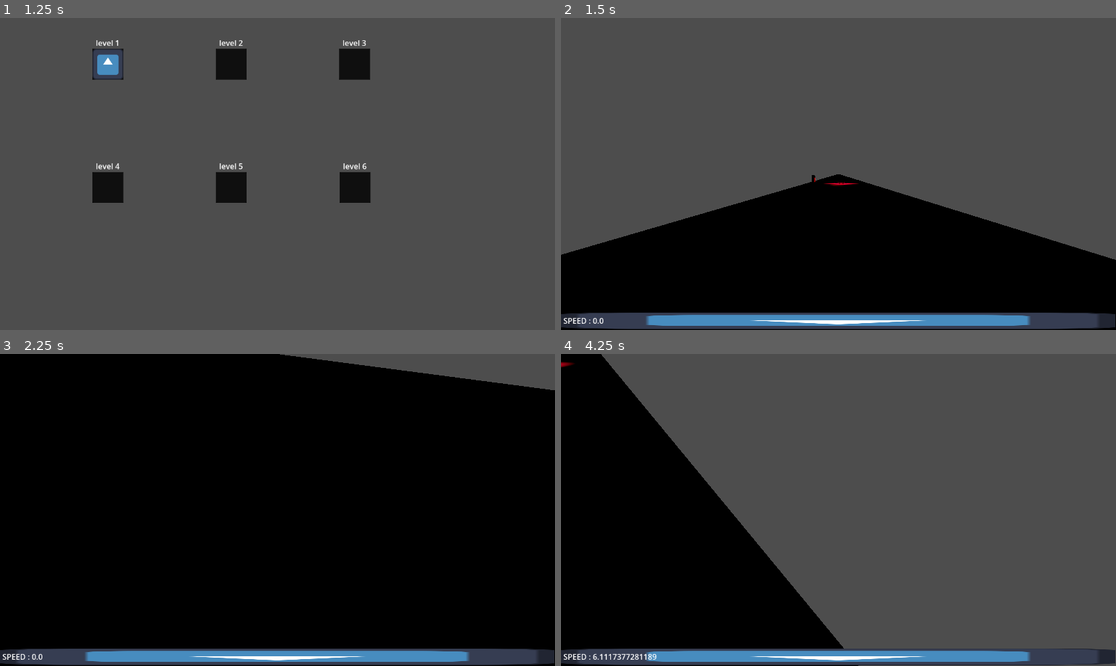
Above: before the commit, frames 1-4 (two rows, left to right).
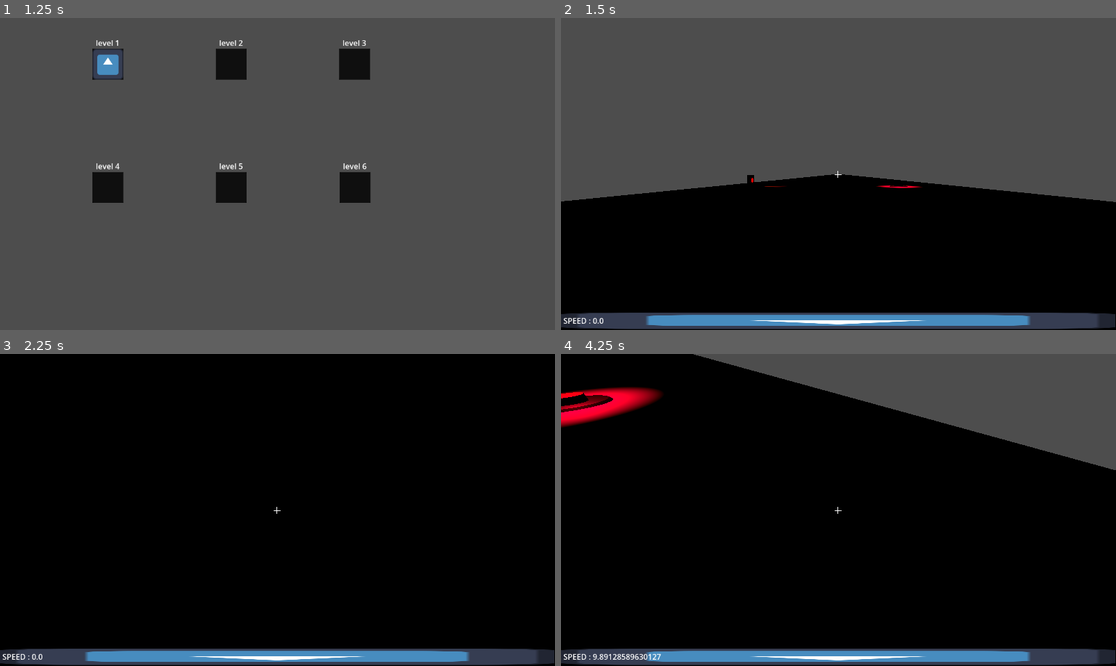
Above: after the commit, the same moments.

Repository: Lilianbazantay/Speed4Need
Game: Godot game, scene res://scenes/MainMenu/MainMenu.tscn
Same seed, same stepped clock (60 frames per second), same inputs: the game is played once before the commit and once after it. The engine's default icon, where the game draws it, is replaced by a stand-in: a white triangle on a blue panel in a dark square.
Inputs (mouse positions are in pixels of both pictures, inside the frame that each line leads up to):
- Up to frame 1 (1.25 s): click "PLAY" at 0.5 s
- Up to frame 2 (1.5 s): click (666, 64) at 1.27 s
- Up to frame 3 (2.25 s): tap Enter (ui_accept) at 2 s; move the mouse to (305, 510) at 2.02 s; hold W (move_forward) from 2.03 s (still down); hold Ctrl (crouch) from 2.03 s (still down)
- Up to frame 4 (4.25 s): keep holding W (move_forward); tap Space (jump) at 2.27, 2.57, 3.02, 3.05, 3.32, 3.6 s; tap E (grapple, bound only after the commit) at 2.3, 2.85 s; move the mouse to (810, 510) at 2.77 s; release Ctrl (crouch) at 2.78 s; move the mouse to (849, 503) at 3.52 s; hold Ctrl (crouch) from 3.53 s (still down)

Frame 1 is identical in both runs. In frame 2, 9.0% of the frame differs, in the area x 0-100%, y 48-78%; in frame 3, 2.9%; in frame 4, 54%, in the area x 0-100%, y 0-100%.

Commit message:
Feat: Add special capa

Diff:
--- a/project.godot
+++ b/project.godot
@@ -61,6 +61,11 @@
 "events": [Object(InputEventKey,"resource_local_to_scene":false,"resource_name":"","device":-1,"window_id":0,"alt_press …(195 unchanged characters)…
 ]
 }
+grapple={
+"deadzone": 0.2,
+"events": [Object(InputEventKey,"resource_local_to_scene":false,"resource_name":"","device":-1,"window_id":0,"alt_pressed":false,"shift_pressed":false,"ctrl_pressed":false,"meta_pressed":false,"pressed":false,"keycode":0,"physical_keycode":69,"key_label":0,"unicode":101,"location":0,"echo":false,"script":null)
+]
+}
 
 [physics]
 
--- a/scenes/Level/FlatMap/Map.tscn
+++ b/scenes/Level/FlatMap/Map.tscn
@@ -5,10 +5,10 @@
 [ext_resource type="PackedScene" uid="uid://6j80vaf2ei38" path="res://scenes/Trap/ExplosiveTrap/Claymore.tscn" id="3_7ml2n"]
 
 [sub_resource type="BoxMesh" id="BoxMesh_bosas"]
-size = Vector3(10, 1, 1000)
+size = Vector3(30, 1, 1000)
 
 [sub_resource type="BoxShape3D" id="BoxShape3D_putq6"]
-size = Vector3(10, 1, 1000)
+size = Vector3(30, 1, 1000)
 
 [node name="Map" type="Node3D" unique_id=1439661301]
 
@@ -30,7 +30,7 @@
 transform = Transform3D(1, 0, 0, 0, 1, 0, 0, 0, 1, 0.15653801, -3.8146973e-06, 498.08313)
 
 [node name="Landmine" parent="." unique_id=1545580023 instance=ExtResource("2_kqde4")]
-transform = Transform3D(0.99997854, -0.00044291085, 0.0065406435, 0.0004997778, 0.9999621, -0.008695048, -0.006536544, 0.008698131, 0.9999408, 0.57796955, 0.5435502, 466.56647)
+transform = Transform3D(1.2112901, -0.0005732584, 0.0065329345, 0.0006053891, 1.2942427, -0.008684802, -0.007917821, 0.01125792, 0.9987623, 7.332899, 0.5435502, 473.78455)
 
 [node name="Claymore" parent="." unique_id=500929977 instance=ExtResource("3_7ml2n")]
-transform = Transform3D(1, 0, 0, 0, 1, 0, 0, 0, 1, -3.119422, 0.75492954, 471.33057)
+transform = Transform3D(1, 0, 0, 0, 1, 0, 0, 0, 1, -10.347538, 0.75492954, 473.65216)
--- /dev/null
+++ b/scenes/Player/Grapple.gd
@@ -0,0 +1,76 @@
+extends Node3D
+
+@export var acceleration: float = 10.0
+@export var pull_force: float = 50.0
+@export var max_distance: float = 100.0
+
+var is_grappling := false
+var hook_point: Vector3
+var rope_length: float = 0.0
+
+@onready var player: CharacterBody3D = $".."
+@onready var cam: Camera3D = $Camera3D
+@onready var ray: RayCast3D = $Camera3D/RayCast3D
+@onready var origin: Marker3D = $Camera3D/Marker3D
+@onready var rope: MeshInstance3D = $GrappleRope
+
+
+func _ready():
+	rope.visible = false
+
+func _process(delta):
+	if Input.is_action_just_pressed("grapple"):
+		try_grapple()
+	if is_grappling:
+		pull_player(delta)
+		update_rope()
+	if Input.is_action_just_released("grapple"):
+		stop_grapple()
+
+
+func check_variable():
+	return player != null and cam != null and ray != null and origin != null and rope != null
+
+func try_grapple():
+	if not check_variable():
+		return
+	ray.target_position = Vector3(0, 0, -max_distance)
+	ray.force_raycast_update()
+	if ray.is_colliding():
+		hook_point = ray.get_collision_point()
+		rope_length = origin.global_position.distance_to(hook_point)
+		is_grappling = true
+		rope.visible = true
+
+
+func pull_player(delta):
+	if not check_variable():
+		return
+	var to_hook = hook_point - player.global_position
+	var dist = to_hook.length()
+	var dir = to_hook.normalized()
+	var speed_along_rope = player.velocity.dot(dir)
+	player.velocity = dir * speed_along_rope
+	player.velocity += dir * pull_force * delta
+	player.velocity += dir * acceleration * delta
+	if dist > rope_length:
+		var correction = (dist - rope_length) * 80.0
+		player.velocity += dir * correction * delta
+	player.move_and_slide()
+
+
+func update_rope():
+	if not check_variable():
+		return
+	var start_pos = origin.global_position
+	var end_pos = hook_point
+	var dist = rope_length
+	rope.global_position = (start_pos + end_pos) * 0.5
+	rope.look_at(end_pos, Vector3.UP)
+	rope.rotate_object_local(Vector3.RIGHT, deg_to_rad(90))
+	rope.scale = Vector3(1, dist * 0.5, 1)
+
+
+func stop_grapple():
+	is_grappling = false
+	rope.visible = false
--- a/scenes/Player/Player.gd
+++ b/scenes/Player/Player.gd
@@ -21,6 +21,7 @@
 
 @onready var head: Node3D = $Head
 @onready var camera: Camera3D = $Head/Camera3D
+@onready var break_sound: AudioStreamPlayer3D = $BreakSound
 
 var y_rot := 0.0
 var x_rot := 0.0
@@ -36,6 +37,19 @@
 	_handle_gravity(delta)
 	_handle_movement(delta)
 	move_and_slide()
+
+	# --- SOUND FIX ---
+	# Le son joue quand :
+	# - tu es au sol
+	# - tu es accroupi
+	# - tu bouges (vitesse > 0.5)
+	if is_on_floor() and Input.is_action_pressed("crouch") and velocity.length() > 0.5:
+		if not break_sound.playing:
+			break_sound.play()
+	else:
+		if break_sound.playing:
+			break_sound.stop()
+	# --- END SOUND FIX ---
 
 func _handle_movement(delta: float) -> void:
 	var input_dir := Vector2.ZERO
@@ -54,7 +68,10 @@
 		if Input.is_action_pressed("move_right"):
 			is_walking = true
 			input_dir.x += 1
-		if Input.is_action_just_released("move_forward") || Input.is_action_just_released("move_backward") || Input.is_action_just_released("move_left") || Input.is_action_just_released("move_right"):
+		if Input.is_action_just_released("move_forward") \
+		or Input.is_action_just_released("move_backward") \
+		or Input.is_action_just_released("move_left") \
+		or Input.is_action_just_released("move_right"):
 			is_walking = false
 		input_dir = input_dir.normalized()
 
@@ -76,34 +93,35 @@
 			wall_jump_count = wall_jump_max
 
 		if Input.is_action_just_pressed("jump"):
-			if velocity.x == 0 && velocity.z == 0 :
+			if velocity.x == 0 and velocity.z == 0:
 				velocity.y = jump_force_idle
-			if velocity.x != 0 :
+			if velocity.x != 0:
 				velocity.y += jump_force_walking
-			if velocity.z != 0 :
+			if velocity.z != 0:
 				velocity.y += jump_force_walking
-			if velocity.x < velocity.z :
+			if velocity.x < velocity.z:
 				velocity.x += direction.x * jump_force_walking_boost * delta
-			else :
+			else:
 				velocity.z += direction.x * jump_force_walking_boost * delta
 		else:
 			velocity.y = 0.0
 
 		# FRICTION
-		if is_walking == false :
+		if is_walking == false:
 			if velocity.x != 0:
 				if velocity.x < 0:
 					velocity.x += friction * delta
 				if velocity.x > 0:
 					velocity.x -= friction * delta
-			if velocity.x < friction && velocity.x > (friction * -1) :
+			if velocity.x < friction and velocity.x > -friction:
 				velocity.x = 0.0
+
 			if velocity.z != 0:
 				if velocity.z < 0:
 					velocity.z += move_speed * delta
 				if velocity.z > 0:
 					velocity.z -= move_speed * delta
-			if velocity.z < friction && velocity.z > (friction * -1) :
+			if velocity.z < friction and velocity.z > -friction:
 				velocity.z = 0.0
 
 	# Wall jump
@@ -129,9 +147,9 @@
 		$Head/Camera3D.scale *= 0.5
 
 func _handle_gravity(delta: float) -> void:
-	if not is_on_floor() && is_on_wall() :
+	if not is_on_floor() and is_on_wall():
 		velocity.y -= gravity * delta * 0.3
-	if not is_on_floor() && not is_on_wall() :
+	if not is_on_floor() and not is_on_wall():
 		velocity.y -= gravity * delta
 
 func _handle_mouse(event: InputEventMouseMotion) -> void:
--- a/scenes/Player/Player.tscn
+++ b/scenes/Player/Player.tscn
@@ -2,12 +2,20 @@
 
 [ext_resource type="Script" uid="uid://duuxxpnjwotn1" path="res://scenes/Player/Player.gd" id="1_xhfnw"]
 [ext_resource type="Texture2D" uid="uid://dog5xa0xousvp" path="res://icon.svg" id="2_q3lat"]
+[ext_resource type="Script" uid="uid://den5uw7wjmli7" path="res://scenes/Player/Grapple.gd" id="2_ved6o"]
 [ext_resource type="Script" uid="uid://bp02c3h7l45py" path="res://scenes/Player/pause_menu.gd" id="3_bvqhm"]
+[ext_resource type="AudioStream" uid="uid://db1fduk1jivw4" path="res://Assets/Break.mp3" id="5_xcisb"]
 
 [sub_resource type="CapsuleShape3D" id="CapsuleShape3D_kpjcp"]
 radius = 0.5961914
 
 [sub_resource type="CapsuleMesh" id="CapsuleMesh_kne1u"]
+
+[sub_resource type="StandardMaterial3D" id="StandardMaterial3D_ved6o"]
+albedo_color = Color(0.19313219, 0.07850107, 0, 1)
+
+[sub_resource type="BoxMesh" id="BoxMesh_ved6o"]
+material = SubResource("StandardMaterial3D_ved6o")
 
 [sub_resource type="GDScript" id="GDScript_bvqhm"]
 script/source = "extends MarginContainer
@@ -15,11 +23,15 @@
 
 [sub_resource type="QuadMesh" id="QuadMesh_tok1r"]
 
+[sub_resource type="QuadMesh" id="QuadMesh_ved6o"]
+
 [sub_resource type="CapsuleShape3D" id="CapsuleShape3D_bvqhm"]
 radius = 0.5966797
 
 [node name="Player" type="CharacterBody3D" unique_id=858882668]
 script = ExtResource("1_xhfnw")
+metadata/_edit_horizontal_guides_ = [325.0]
+metadata/_edit_vertical_guides_ = [575.0]
 
 [node name="Collision" type="CollisionShape3D" parent="." unique_id=1158400688]
 transform = Transform3D(1, 0, 0, 0, 1, 0, 0, 0, 1, 0, 1, 0)
@@ -32,8 +44,17 @@
 
 [node name="Head" type="Node3D" parent="." unique_id=1756613865]
 transform = Transform3D(1, 0, 0, 0, 1, 0, 0, 0, 1, 0, 1.5, 0)
+script = ExtResource("2_ved6o")
 
 [node name="Camera3D" type="Camera3D" parent="Head" unique_id=1895542418]
+
+[node name="RayCast3D" type="RayCast3D" parent="Head/Camera3D" unique_id=241536720]
+
+[node name="Marker3D" type="Marker3D" parent="Head/Camera3D" unique_id=631200243]
+
+[node name="GrappleRope" type="MeshInstance3D" parent="Head" unique_id=1925314272]
+transform = Transform3D(0.1, 0, 0, 0, 0.1, 0, 0, 0, 0.1, 0, 0, 0)
+mesh = SubResource("BoxMesh_ved6o")
 
 [node name="ATH" type="MarginContainer" parent="." unique_id=3403275]
 anchors_preset = 12
@@ -61,6 +82,17 @@
 scroll_active = false
 autowrap_mode = 0
 shortcut_keys_enabled = false
+
+[node name="MeshInstance2D2" type="MeshInstance2D" parent="ATH" unique_id=492543109]
+position = Vector2(575, -287)
+scale = Vector2(1, 15)
+mesh = SubResource("QuadMesh_ved6o")
+
+[node name="MeshInstance2D3" type="MeshInstance2D" parent="ATH" unique_id=1845659653]
+position = Vector2(575.00006, -287)
+rotation = 1.5707964
+scale = Vector2(1, 15)
+mesh = SubResource("QuadMesh_ved6o")
 
 [node name="PauseMenu" type="Node2D" parent="." unique_id=1494151468]
 visible = false
@@ -107,4 +139,9 @@
 transform = Transform3D(1, 0, 0, 0, 1, 0, 0, 0, 1, 0, 1, 0)
 shape = SubResource("CapsuleShape3D_bvqhm")
 
+[node name="BreakSound" type="AudioStreamPlayer3D" parent="." unique_id=194540480]
+transform = Transform3D(1, 0, 0, 0, 1, 0, 0, 0, 1, 0, 1.5, 0)
+stream = ExtResource("5_xcisb")
+parameters/looping = true
+
 [connection signal="pressed" from="PauseMenu/Button" to="PauseMenu" method="_on_button_pressed"]
Not shown, added: Assets/Break.mp3.import
Not shown, added: scenes/Player/Grapple.gd.uid
Not shown, added: Assets/Break.mp3
